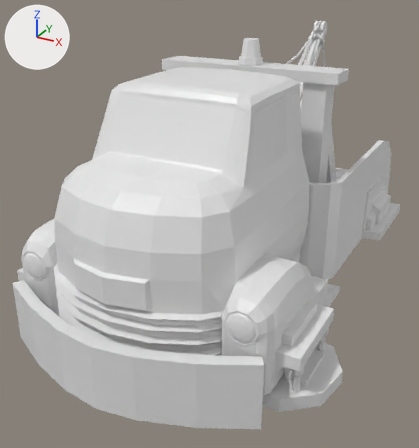
The FBX model Assets/3DAssets/Models/Objects/TowTruck.fbx as it was, and as the next commit left it.
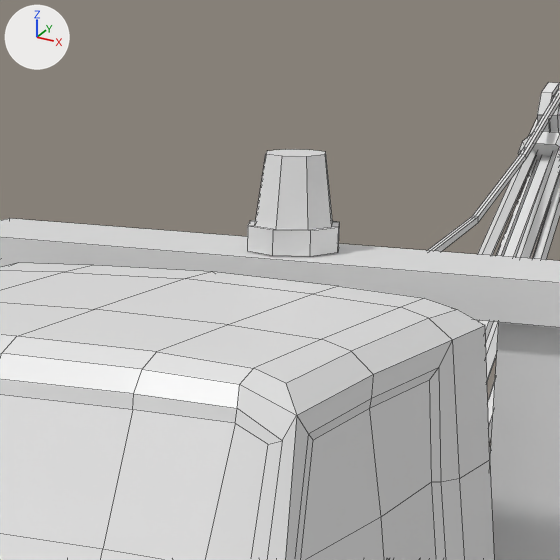
There are two pictures of each version: one whole from a camera (50 mm lens) standing at (1.88, -2.62, 1.06) and looking at (-0.18, 1.12, -0.81), one close up on the part from 42% to 76% of the width and 0% to 32% of the height. Arrows for +X, +Y and +Z are at upper left; the lights stay in place. The close-ups show mesh edges as thin lines. Where no turn or scale is listed for an object, it has been applied to the vertices. Vertices at the same position are counted once.

The scene before the commit, as lines of its bpy script (objects in view):
```python
me_towtruck_geo = bpy.data.meshes.new('TowTruck_Geo')
me_towtruck_geo.from_pydata(...)  # 2178 vertices, 1971 faces; spans x -1.21..1.21, y -0.58..3.41, z -1.46..0.62
me_towtruck_geo.materials.append(mat_generalmat)  # white #e7e7e7
ob_towtruck = bpy.data.objects.new('TowTruck', me_towtruck_geo)
ob_towtruck.location = (0.0, 0.0, 0.0)
```
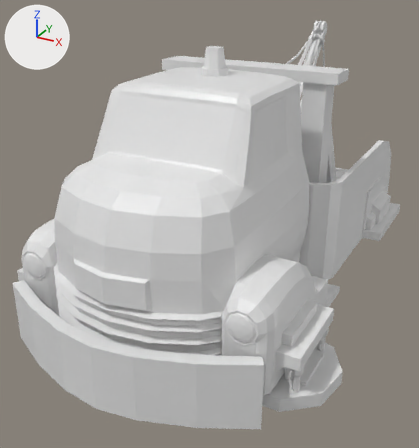
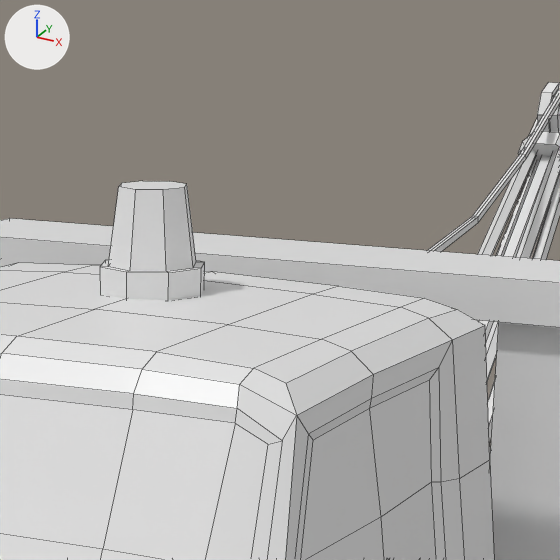
What changed in the scene script:
```text
Change me_towtruck_geo:
    where me_towtruck_geo.from_pydata(...)  # 2178 vertices, 1971 faces; spans x -1.21..1.21, y -0.58..3.41, z -1.46..0.62
    used by ob_towtruck; location = (0.0, 0.0, 0.0)
    me_towtruck_geo part 1: the loose piece of 32 vertices spanning x -0.09..0.09, y 1.34..1.53, z 0.42..0.59 is moved by (0.0, -0.57, 0.0)
```

Location of each change, (x1, y1, x2, y2) in pixels of the close-ups (560 x 560 px; the box of a moved part takes in the faces that stretch with it):
part 1 of me_towtruck_geo, moved or reshaped: before (247, 149, 340, 257); after (100, 181, 205, 300)
